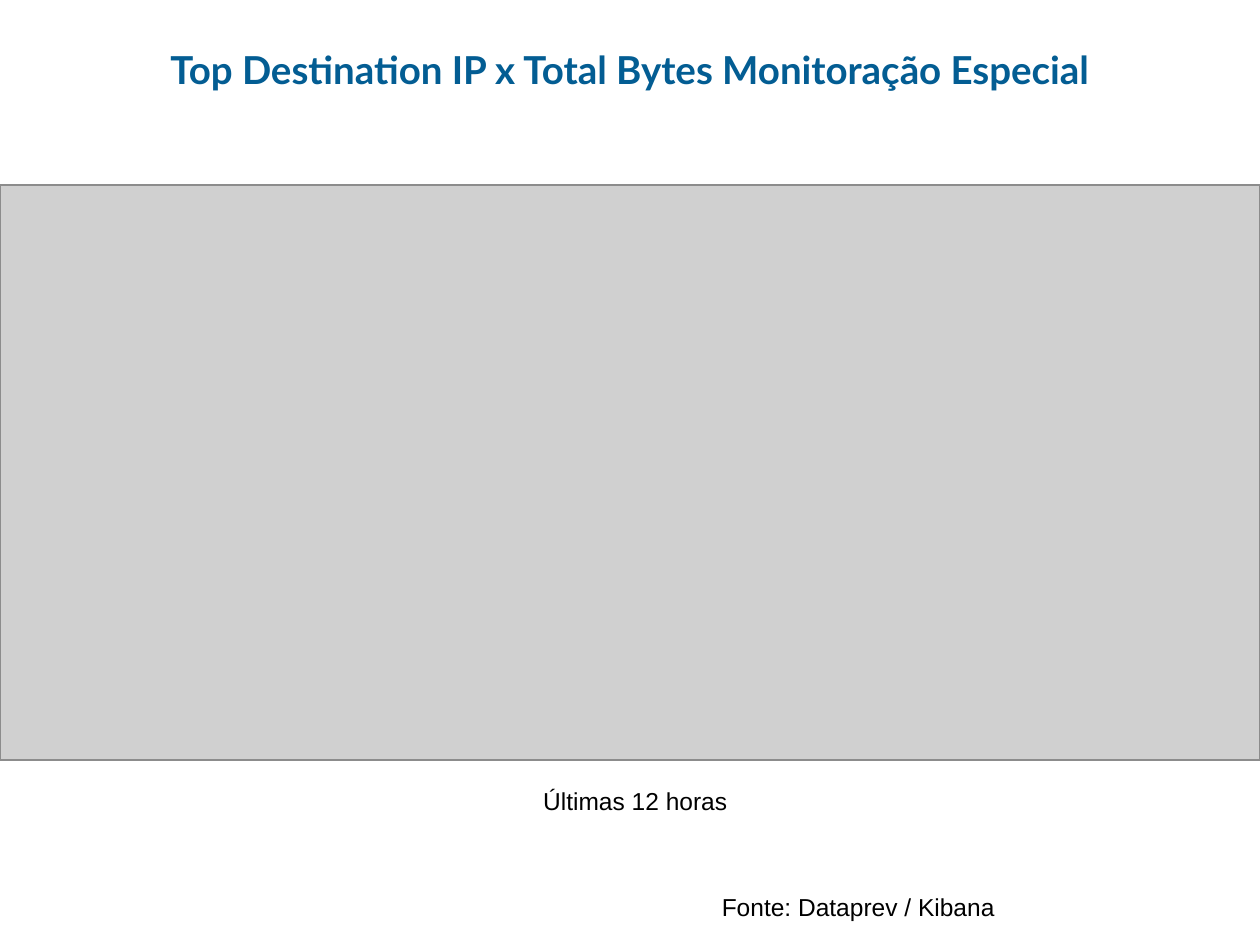
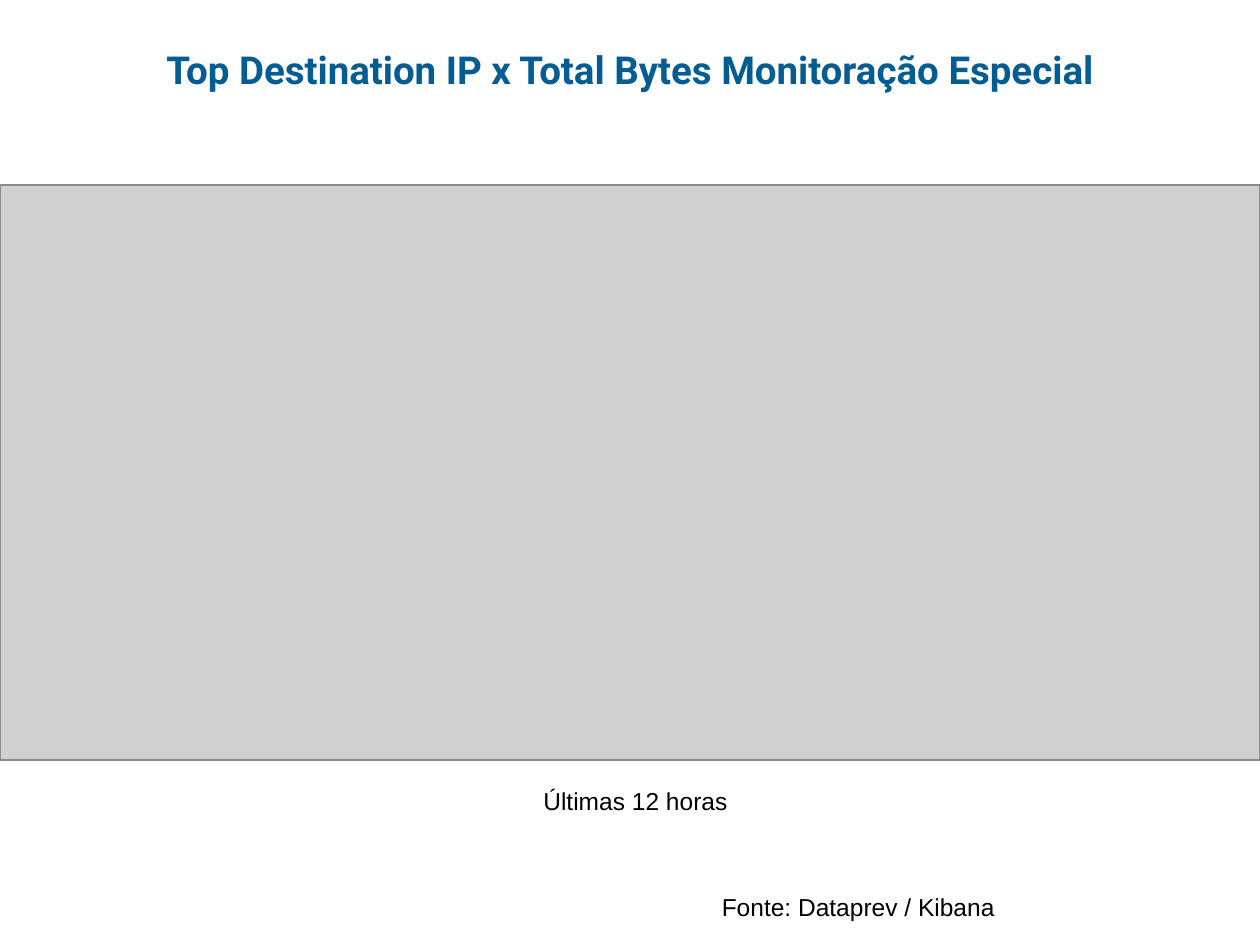
Before and after one commit to guihred/Experiments, a slide deck: slide 17 of src/main/resources/models/Radar_Eventos_17_10_2021-Turno-D.pptx. Drawn at 1260x945 pixels with LibreOffice and Linux fonts; fonts in the diff are those of the drawing; grey boxes stand for pictures; background and template pictures are left out. Boxes give left, top, right and bottom in pixels: in the first picture for what was removed or moved away, otherwise in the second. Text is boxed around its words. In the diff, an @@ line names an element or a change of style, - is before the commit and + after.

```diff
--- a/src/main/resources/models/Radar_Eventos_17_10_2021-Turno-D.pptx
+++ b/src/main/resources/models/Radar_Eventos_17_10_2021-Turno-D.pptx
@@ text "Top Destination IP x Total ..." at bbox=[166, 55, 1094, 93]: font Lato to Roboto @@
```
Also in this commit, not shown: 22 other slides changed, 1 slide added, 20 other files.
